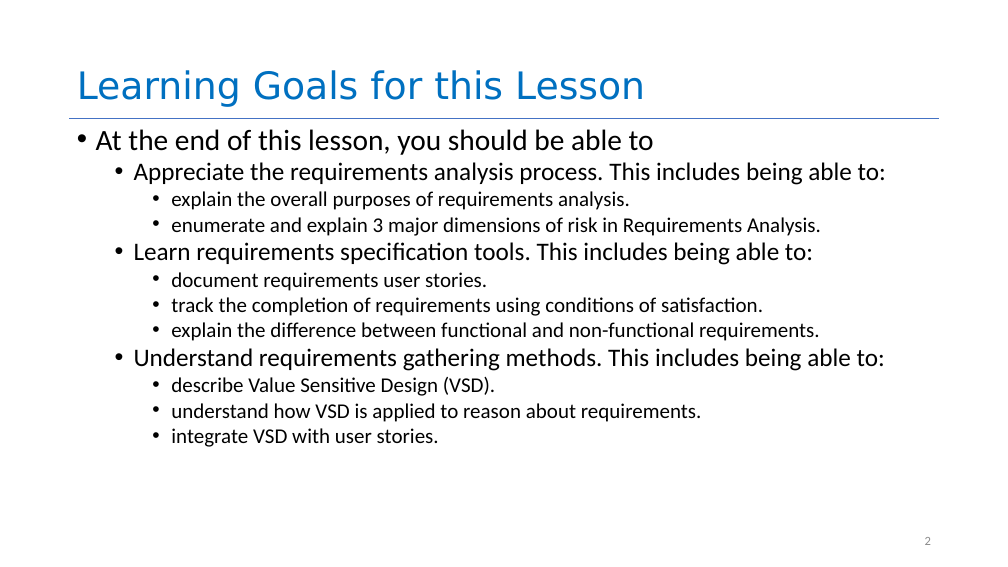
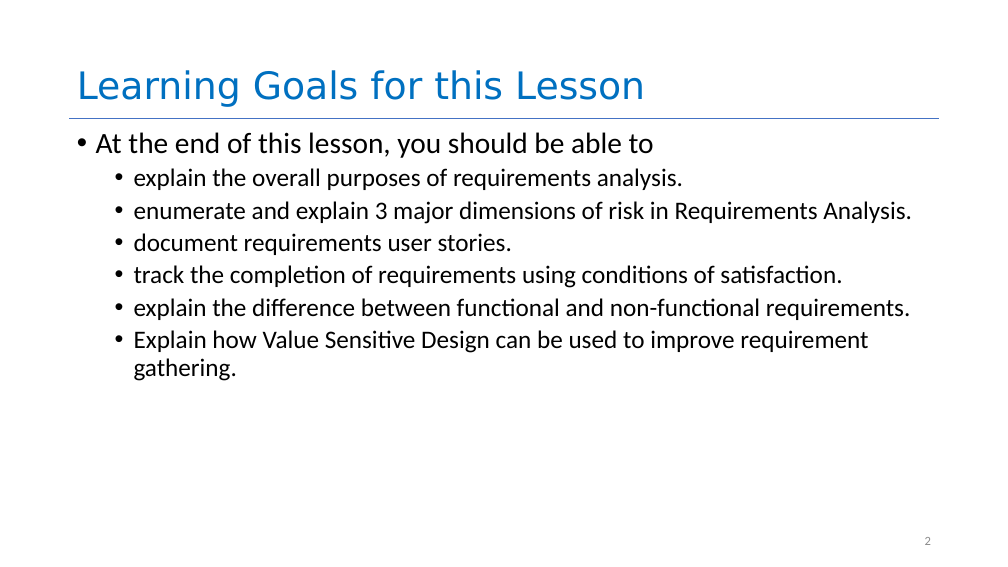
Before and after one commit to yashburshe/CS4530-Fall-2025, a slide deck: slide 2 of Slides/Module 01.2 Requirements Gathering.pptx. Drawn at 1008x567 pixels with LibreOffice and Linux fonts; fonts in the diff are those of the drawing. Boxes give left, top, right and bottom in pixels: in the first picture for what was removed or moved away, otherwise in the second. Text is boxed around its words. In the diff, an @@ line names an element or a change of style, - is before the commit and + after.

```diff
--- a/Slides/Module 01.2 Requirements Gathering.pptx
+++ b/Slides/Module 01.2 Requirements Gathering.pptx
@@ text at (x1=96, y1=132, x2=912, y2=320): size 20 to 24 pt in "explain the overall purposes of requirements analysis.", "enumerate and explain 3 major dimensions of ...", "document requirements user stories.", "track the completion of requirements using conditions ..." and 1 more places; line spacing 0.8 to 0.9; list level 3 to 2 in "explain the overall purposes of ..."; list level 3 to 2 in "enumerate and explain 3 major ..."; list level 3 to 2 in "document requirements user stories."; list level 3 to 2 in "track the completion of requirements ..."; list level 3 to 2 in "explain the difference between functional ..." @@
@@ text at (x1=134, y1=162, x2=886, y2=185): paragraph removed @@
-  • Appreciate the requirements analysis process. This includes being able to:
@@ text at (x1=134, y1=242, x2=813, y2=265): paragraph removed @@
-  • Learn requirements specification tools. This includes being able to:
@@ text at (x1=134, y1=330, x2=868, y2=381): text changed; size 20 to 24 pt @@
-  • Understand requirements gathering methods. This includes being able to:
-    • describe Value Sensitive Design (VSD).
-    • understand how VSD is applied to reason about requirements.
-    • integrate VSD with user stories.
+  • Explain how Value Sensitive Design can be used to improve requirement gathering.
```
Also in this commit, not shown: 10 other slides changed, 3 slides added, 2 other files.
